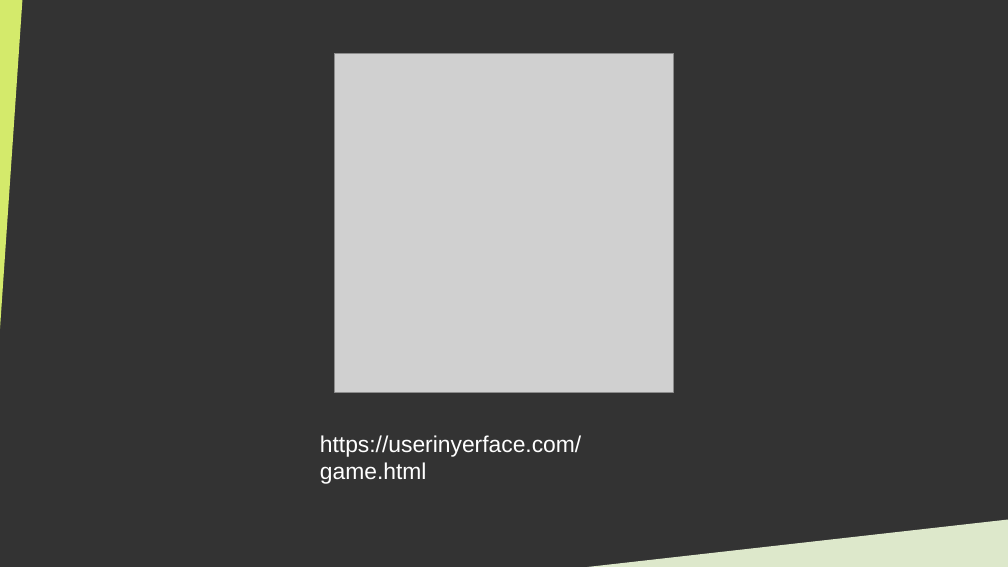
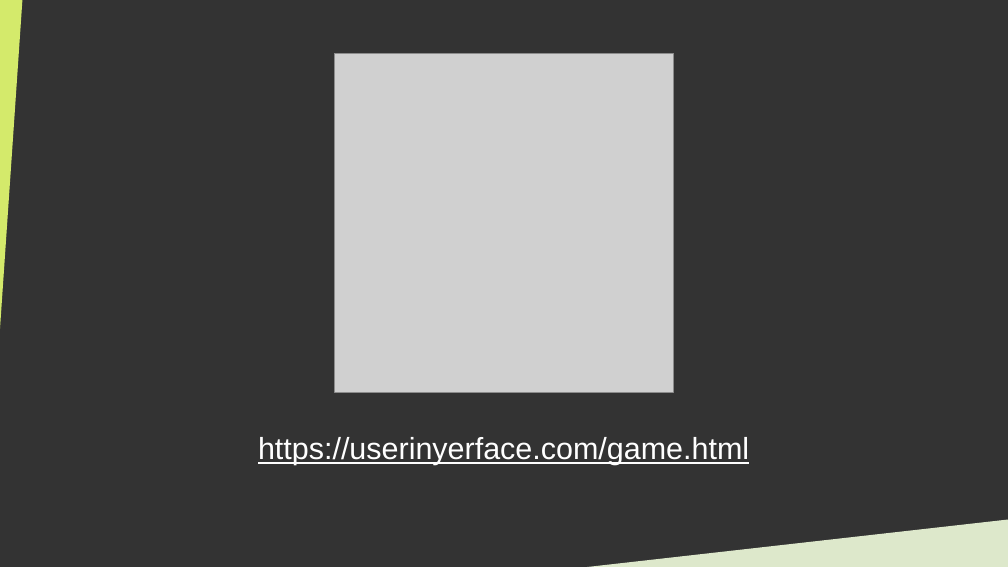
Before and after one commit to DanYellow/cours, a slide deck: slide 3 of ergonomie-et-accessibilite-s2/numero-1/presentation.odp. Drawn at 1008x567 pixels with LibreOffice and Linux fonts; fonts in the diff are those of the drawing; grey boxes stand for pictures. Boxes give left, top, right and bottom in pixels: in the first picture for what was removed or moved away, otherwise in the second. Text is boxed around its words. In the diff, an @@ line names an element or a change of style, - is before the commit and + after.

```diff
--- a/ergonomie-et-accessibilite-s2/numero-1/presentation.odp
+++ b/ergonomie-et-accessibilite-s2/numero-1/presentation.odp
@@ text "https://userinyerface.com/game.html": place and size @@
-text "https://userinyerface.com/game.html" at [320,435,581,484]
+text "https://userinyerface.com/game.html" at [258,437,749,465]
@@ text "https://userinyerface.com/game.html" at [258,437,749,465]: size 18 to 24 pt, underline on @@
```
Also in this commit, not shown: 6 other slides changed, 3 slides added, 6 other files.
